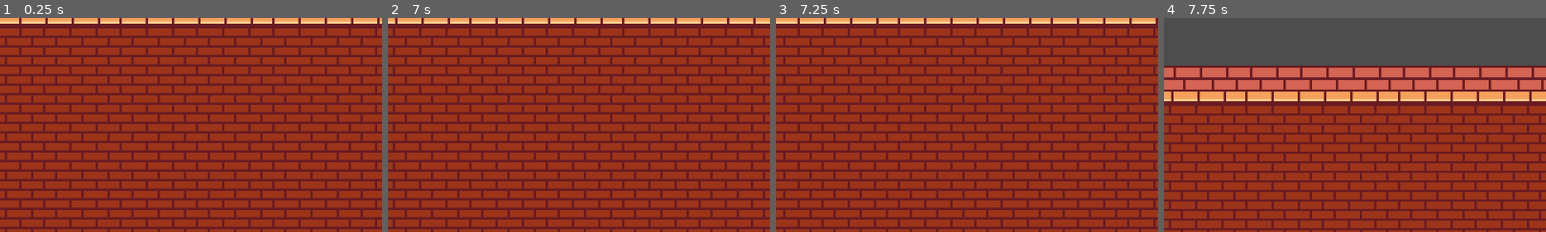
Above: before the commit, frames 1-4 (left to right).
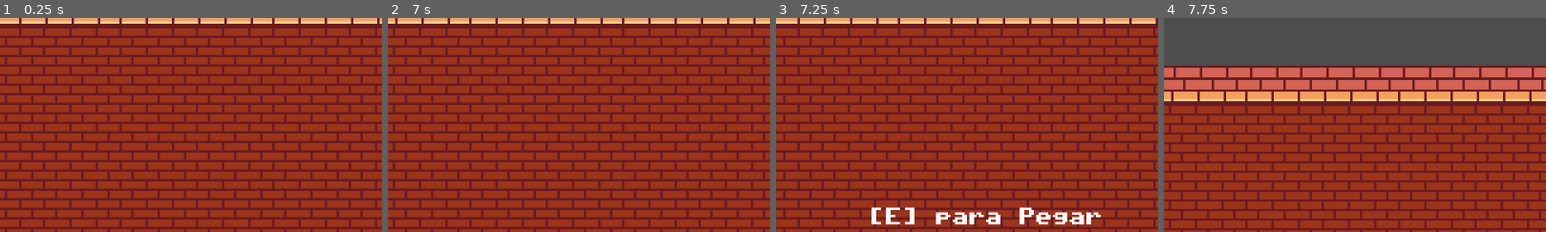
Above: after the commit, the same moments.

Repository: Chronno47/EgyptMath
Game: Godot game, scene res://Cenas/Sala de Debug.tscn
The game is run twice, just before and just after one commit, with the same random seed, the same clock (stepped at 60 frames per second) and the same inputs.
Inputs:
- Up to frame 1 (0.25 s): no input
- Up to frame 2 (7 s): tap Enter at 0.5 s; hold E (Interact) 0.53-1.28 s; hold D (right) 0.53-2.03 s; tap Space (jump) at 0.77, 1.52, 3.02, 3.77, 4.52, 6.02, 6.77 s; tap E (Interact) every 1.5 s from 1.35 to 5.85 s; hold A (left) 2.03-2.78 s; hold E (Interact) 2.03-2.78 s; hold D (right) 2.78-4.28 s; hold E (Interact) 3.53-4.28 s; hold A (left) 4.28-5.03 s; hold D (right) 5.03-5.78 s; hold E (Interact) 5.03-5.78 s; hold A (left) from 5.78 s (still down); hold E (Interact) from 6.53 s (still down)
- Up to frame 3 (7.25 s): keep holding A (left); keep holding E (Interact)
- Up to frame 4 (7.75 s): release A (left) at 7.28 s; release E (Interact) at 7.28 s; hold D (right) from 7.28 s (still down); tap E (Interact) at 7.35 s; tap Space (jump) at 7.52 s
The pictures show only the part of the screen within x 23-73%, y 8-58%; the shares and areas given below are measured in that part.

Frames 1-2 are identical in both runs. In frame 3, 1.8% of the frame differs, in the area x 25-85%, y 88-97%; in frame 4, nothing differs.

Commit message:
Pequena correção no interaction manager
O texto agora aparece na area de interação

Diff:
--- a/Cenas/coin_number_one.tscn
+++ b/Cenas/coin_number_one.tscn
@@ -1,7 +1,7 @@
 [gd_scene load_steps=8 format=3 uid="uid://dm7g2uhasu1cj"]
 
+[ext_resource type="Script" path="res://Scripts/Interactables/coin_number_one.gd" id="1_1mldy"]
 [ext_resource type="Texture2D" uid="uid://dwjqlkl615td0" path="res://Sprites/Interagiveis/Interactables and Numbers.png" id="1_3otkd"]
-[ext_resource type="Script" path="res://Scripts/coin_number_one.gd" id="1_rp0wk"]
 [ext_resource type="PackedScene" uid="uid://qtara5sdk405" path="res://Cenas/Components/interactable_area.tscn" id="3_6gmq7"]
 
 [sub_resource type="AtlasTexture" id="AtlasTexture_7y7of"]
@@ -27,7 +27,7 @@
 [node name="Coin Number One" type="Area2D" groups=["NumberCoins"]]
 collision_layer = 16
 collision_mask = 3
-script = ExtResource("1_rp0wk")
+script = ExtResource("1_1mldy")
 
 [node name="AnimatedSprite2D" type="AnimatedSprite2D" parent="."]
 sprite_frames = SubResource("SpriteFrames_2x867")
@@ -41,5 +41,3 @@
 [node name="CollisionShape2D" type="CollisionShape2D" parent="Interactable Area"]
 shape = SubResource("CircleShape2D_26tun")
 debug_color = Color(0.866667, 0.439216, 0.384314, 0.419608)
-
-[connection signal="body_entered" from="." to="." method="_on_body_entered"]
--- a/Scripts/Components/interaction_manager.gd
+++ b/Scripts/Components/interaction_manager.gd
@@ -20,7 +20,7 @@
 
 #isso aqui vai ajustar como a mensagem de interagir vai aparecer
 func _process(delta):
-	if active_areas.size() > 02 && can_interact:
+	if active_areas.size() > 0 && can_interact:
 		active_areas.sort_custom(_sort_by_distance_to_player)
 		interaction_message.text = base_text + active_areas[0].action_name
 		interaction_message.global_position = active_areas[0].global_position
--- a/Scripts/coin_number_one.gd
+++ b/Scripts/Interactables/coin_number_one.gd
@@ -1,5 +1,4 @@
 extends Area2D
-class_name Pickable
 
 @onready var interaction_area: InteractionArea = $"Interactable Area"
 
